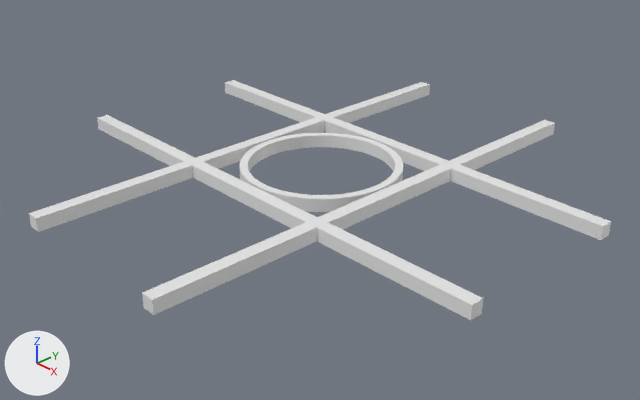
One commit to the Blender file board.blend: the scene before it, then after it.
Camera for both pictures: a 50 mm camera at (1.089, -1.028, 0.671) aimed at (0.017, -0.019, -0.051). The axes (+X, +Y, +Z) are drawn at lower left. The lights are the same throughout.
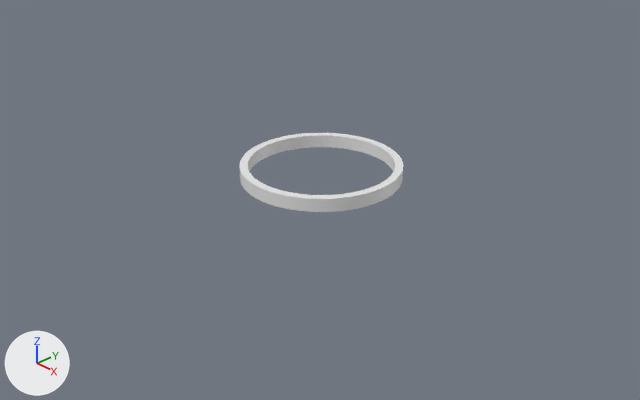
Where the change shows, as pixel boxes [x1, y1, x2, y2] in the pictures (640 x 400 px):
'Grid', hidden: before [29, 80, 611, 320]

The edits, one by one:
Object 'Grid' (ob_grid) is now hidden.
